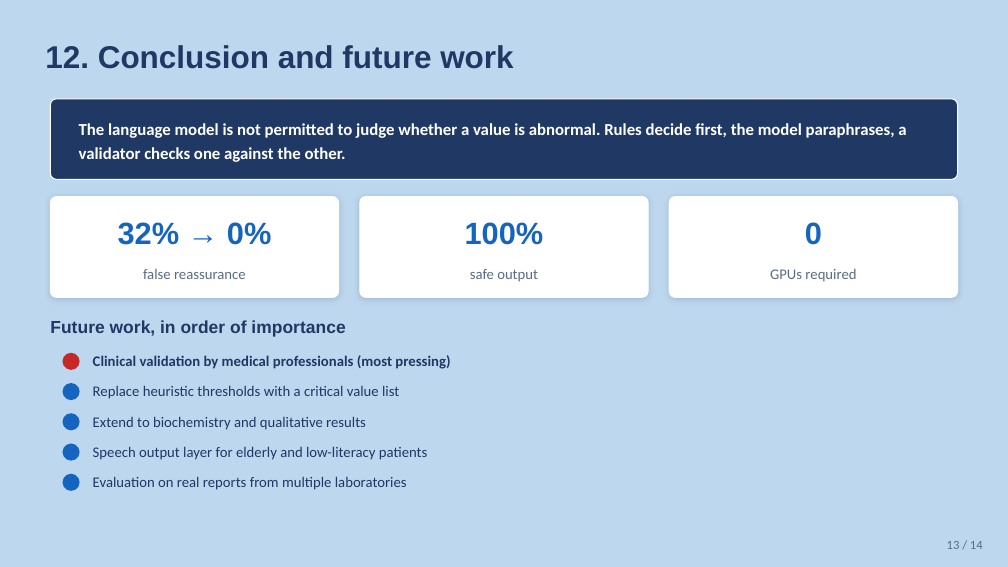
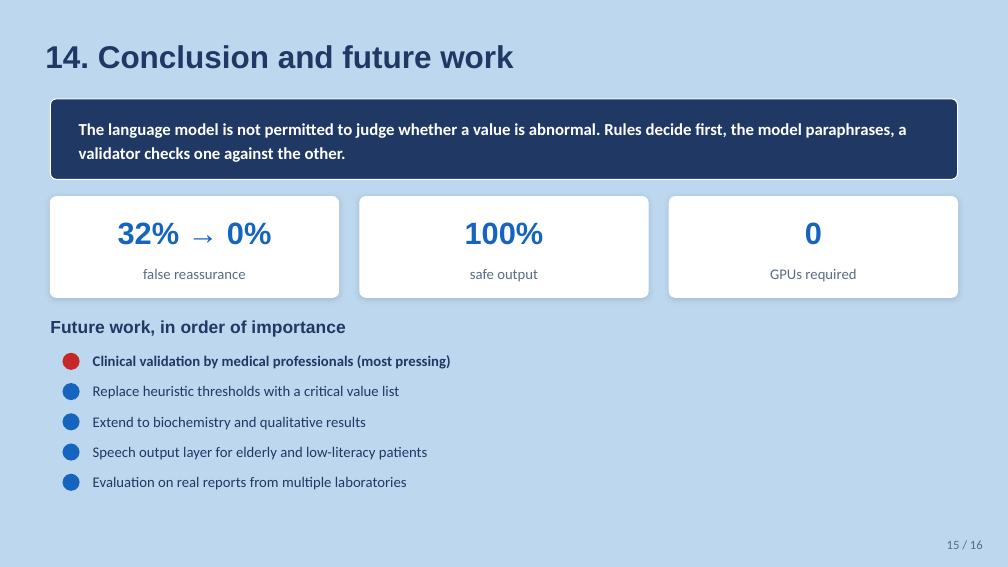
Before and after one commit to quangdai1321/Health-Info, a slide deck: slide 15 of docs_slide/HEALTHINFO-IV_TruongQuangDai_Slide_EN.pptx (slide 13 before the commit). Drawn at 1008x567 pixels with LibreOffice and Linux fonts; fonts in the diff are those of the drawing. Boxes give left, top, right and bottom in pixels: in the first picture for what was removed or moved away, otherwise in the second. Text is boxed around its words. In the diff, an @@ line names an element or a change of style, - is before the commit and + after.

```diff
--- a/docs_slide/HEALTHINFO-IV_TruongQuangDai_Slide_EN.pptx
+++ b/docs_slide/HEALTHINFO-IV_TruongQuangDai_Slide_EN.pptx
@@ text at [45,45,513,69]: text changed @@
-12. Conclusion and future work
+14. Conclusion and future work
@@ text at [947,540,983,549]: text changed @@
-13 / 14
+15 / 16
```
Also in this commit, not shown: 11 other slides changed, 2 slides added, 43 other files.
